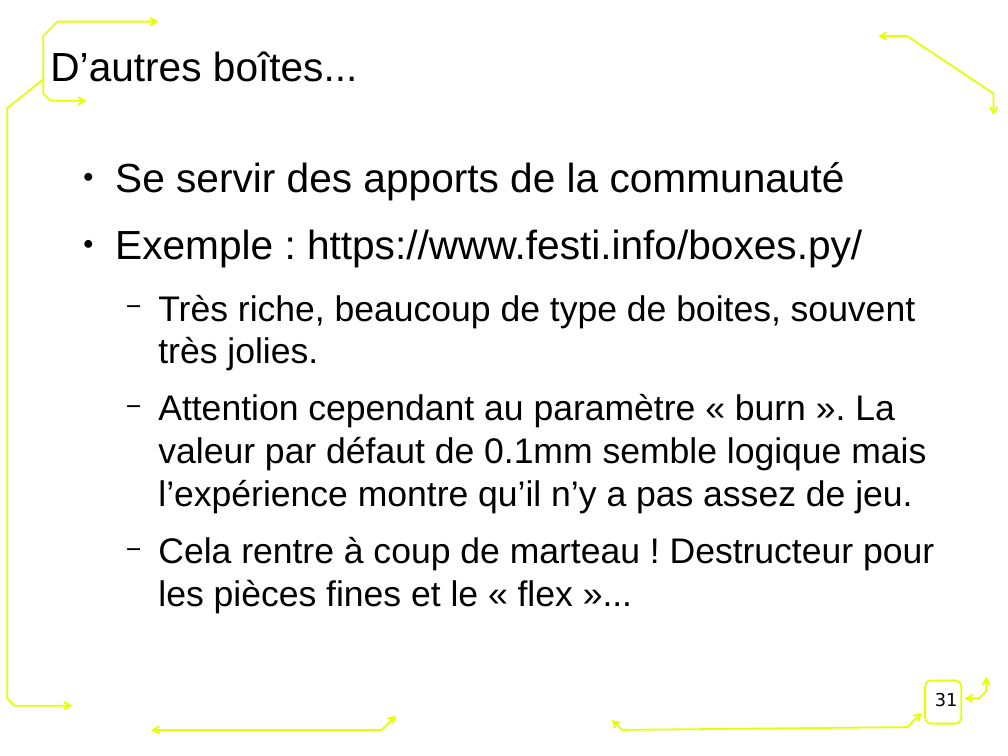
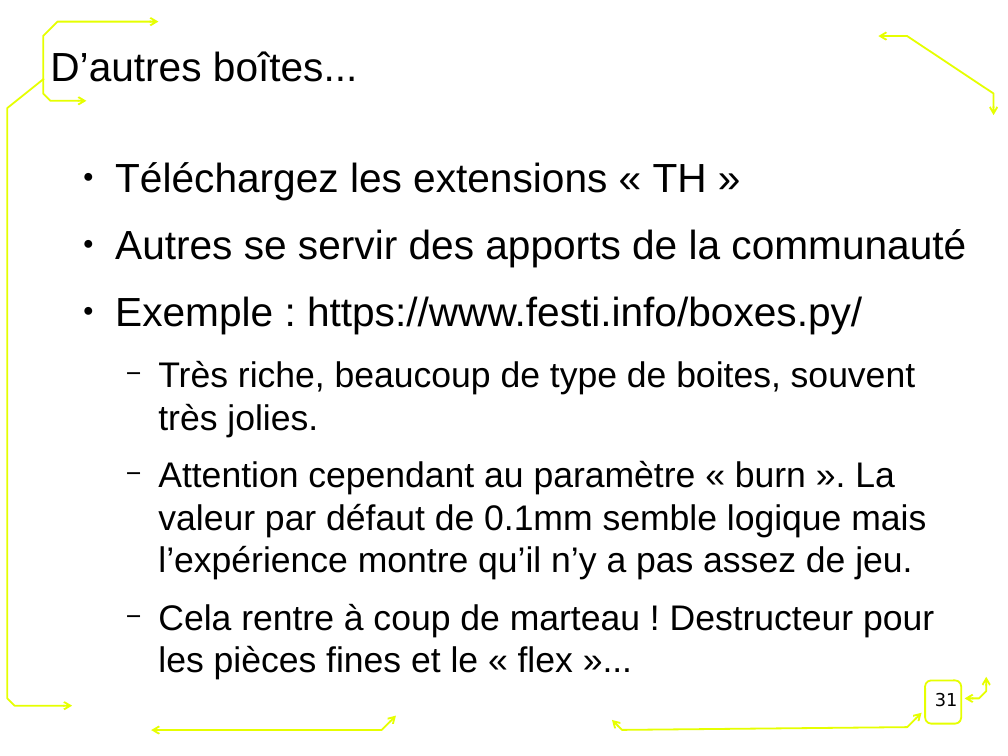
Before and after one commit to FablabLannion/Formation-Fondation-Orange, a slide deck: slide 31 of conception2D.odp. Drawn at 1008x756 pixels with LibreOffice and Linux fonts; fonts in the diff are those of the drawing; background and template pictures are left out. Boxes give left, top, right and bottom in pixels: in the first picture for what was removed or moved away, otherwise in the second. Text is boxed around its words. In the diff, an @@ line names an element or a change of style, - is before the commit and + after.

```diff
--- a/conception2D.odp
+++ b/conception2D.odp
@@ text at [115, 162, 966, 267]: text changed @@
-● Se servir des apports de la communauté
+● Téléchargez les extensions « TH »
+● Autres se servir des apports de la communauté
```
Also in this commit, not shown: 6 other slides changed.
